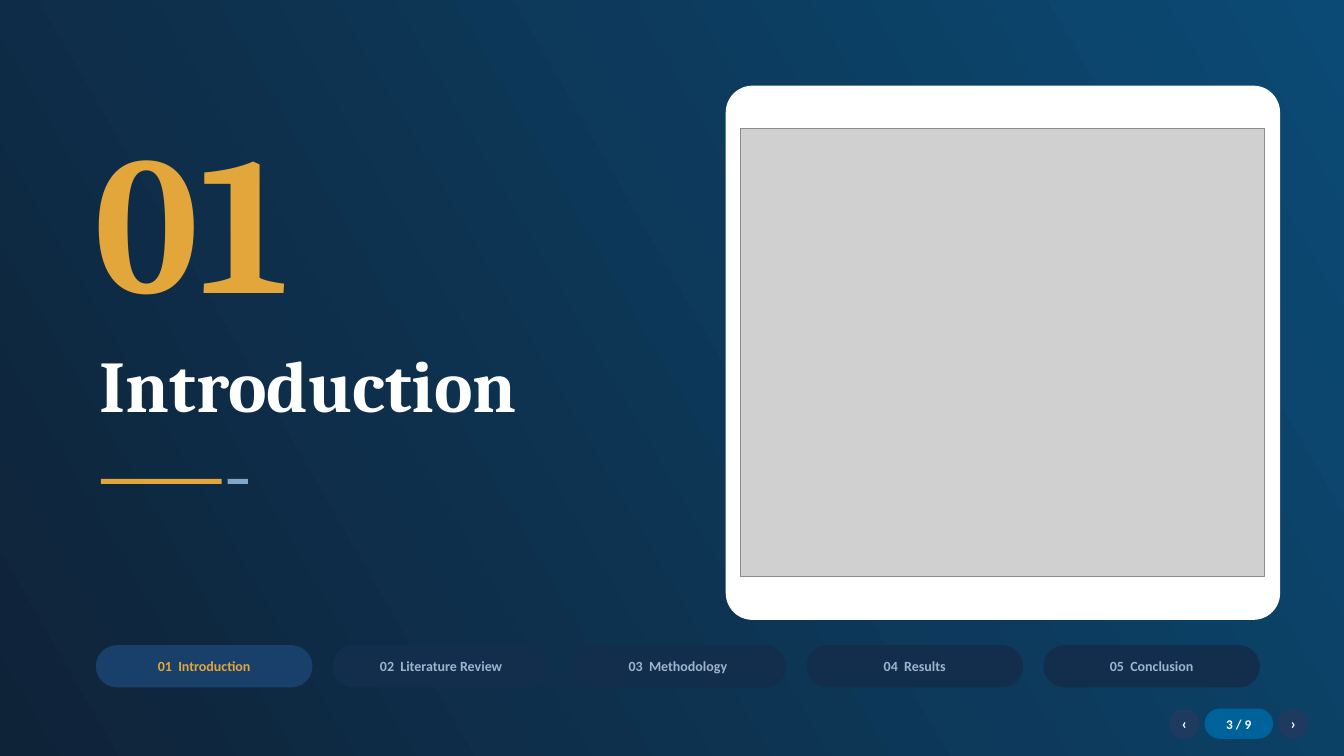
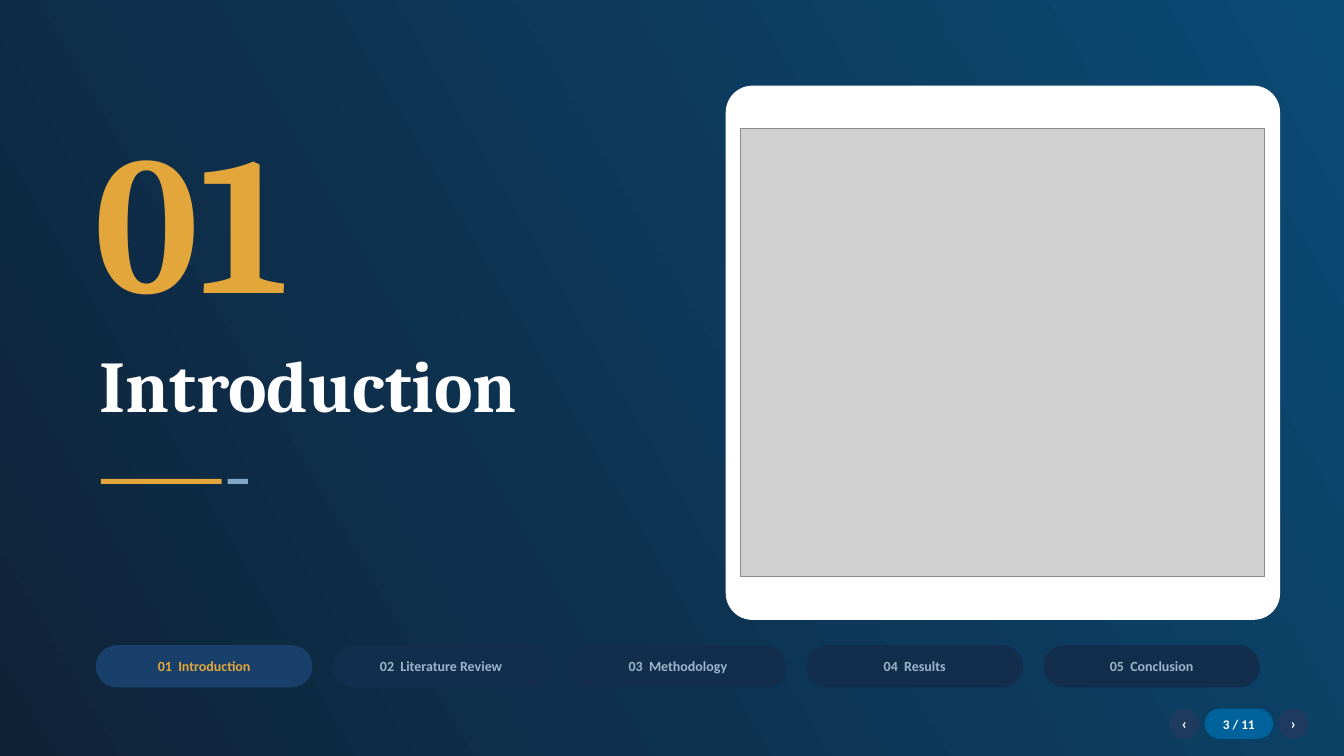
Before and after one commit to aliroshanidino/thesischecking, a slide deck: slide 3 of deliverables/thesis_deck_v2_wip.pptx. Drawn at 1344x756 pixels with LibreOffice and Linux fonts; fonts in the diff are those of the drawing; grey boxes stand for pictures. Boxes give left, top, right and bottom in pixels: in the first picture for what was removed or moved away, otherwise in the second. Text is boxed around its words. In the diff, an @@ line names an element or a change of style, - is before the commit and + after.

```diff
--- a/deliverables/thesis_deck_v2_wip.pptx
+++ b/deliverables/thesis_deck_v2_wip.pptx
@@ text in rounded rectangle at (1223,720,1254,729): text changed @@
-3 / 9
+3 / 11
```
Also in this commit, not shown: 7 other slides changed, 2 slides added, 3 other files.
